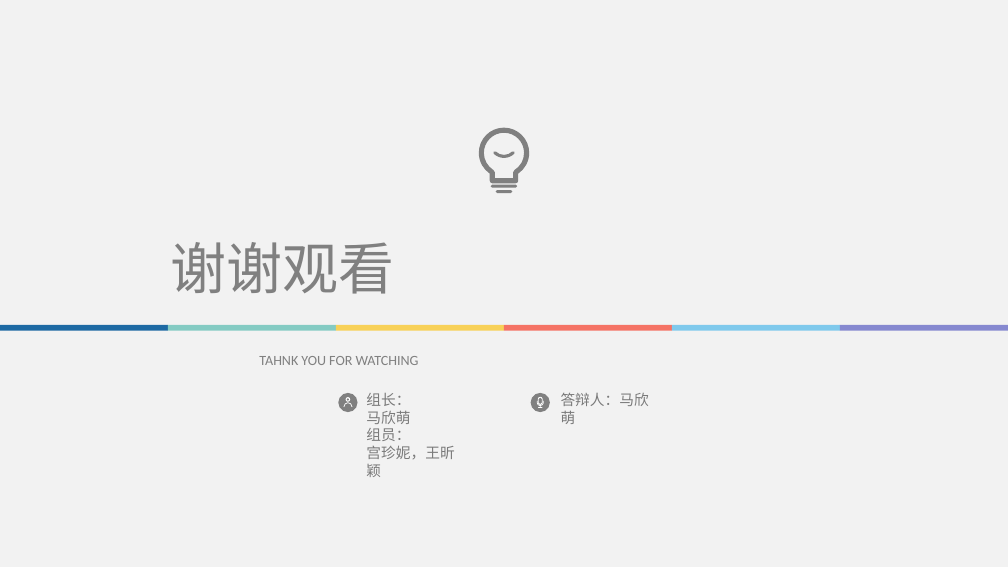
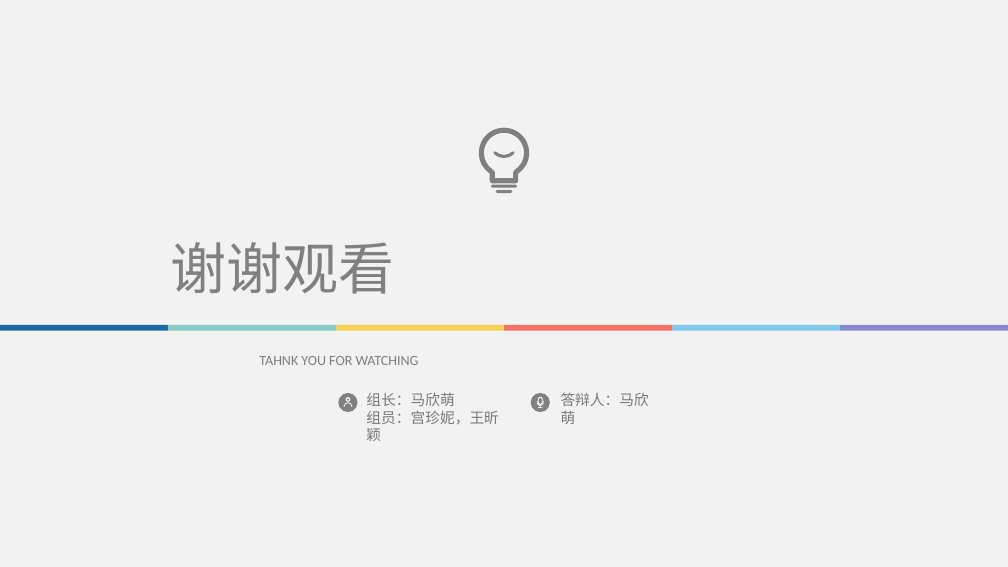
Before and after one commit to Brief-drizzle/database-ks, a slide deck: slide 29 of doc/答辩ppt.pptx. Drawn at 1008x567 pixels with LibreOffice and Linux fonts; fonts in the diff are those of the drawing. Boxes give left, top, right and bottom in pixels: in the first picture for what was removed or moved away, otherwise in the second. Text is boxed around its words. In the diff, an @@ line names an element or a change of style, - is before the commit and + after.

```diff
--- a/doc/答辩ppt.pptx
+++ b/doc/答辩ppt.pptx
@@ text at (366,393,499,441): text changed @@
-组长：
-马欣萌
-组员：
-宫珍妮，王昕颖
+组长：马欣萌
+组员：宫珍妮，王昕颖
```
Also in this commit, not shown: 6 other slides changed, 1 other file.
